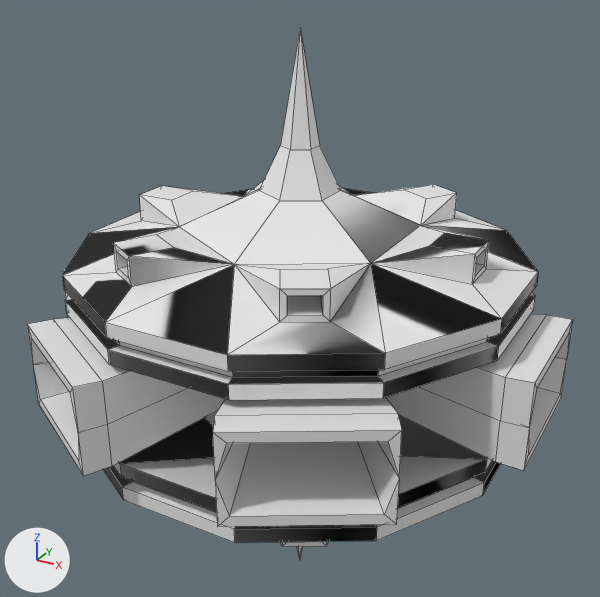
The FBX model Assets/LevelDesign/Terminal/Terminal.fbx: old version first, new version second.
Rendered twice from a camera (50 mm lens) standing at (9.48, -17.25, 9.56) and looking at (-0.17, 0.3, 0.78). The axes (+X, +Y, +Z) are drawn at lower left. The lights are the same throughout. Mesh edges are drawn as thin lines.

The older version as bpy lines, for what is in view:
```python
me_terminal = bpy.data.meshes.new('Terminal')
me_terminal.from_pydata(...)  # 513 vertices, 574 faces; spans x -6.5..6.5, y -6.5..6.5, z -7.6..7.6
ob_terminal = bpy.data.objects.new('Terminal', me_terminal)
ob_terminal.location = (0.0, 0.0, 0.0)
```
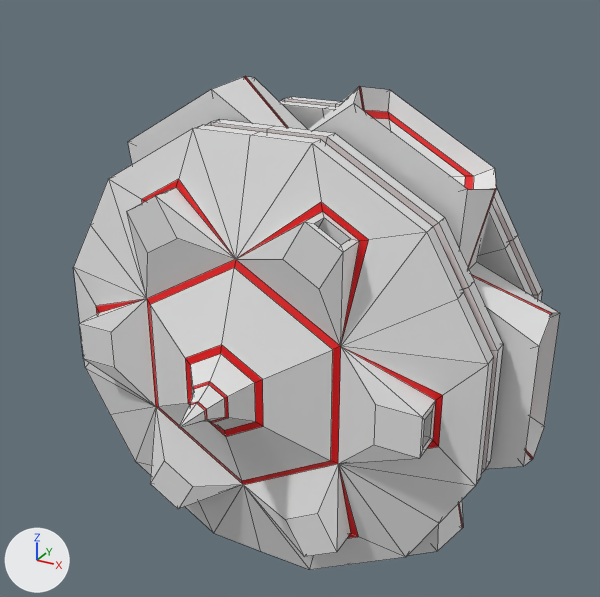
What differs and where, as boxes [x1, y1, x2, y2] in the pictures (600 x 597 px):
'Terminal', reshaped, turned
    before: [27, 29, 573, 559]
    after: [73, 76, 560, 570]

What the commit changed:
Material 'Emit' (mat_emit) is new.
Its base color is (0.8, 0.0, 0.00152) (red #e70005).
Material 'NoEmit' (mat_noemit) is new.
Its base color is (0.8, 0.8, 0.8) (white #e7e7e7).
me_terminal is used by ob_terminal; location (0.0, 0.0, 0.0).
me_terminal had 513 vertices, 574 faces and spanned x -6.5..6.5, y -6.5..6.5, z -7.6..7.6.
me_terminal now has 811 vertices, 840 faces and spans x -6.3..6.3, y -5.3..5.3, z -6.4..6.4.
me_terminal part 1: the loose piece of 512 vertices spanning x -6.5..6.5, y -6.5..6.5, z -7.6..7.6 is rebuilt with 811 vertices and now spans x -6.3..6.3, y -5.3..5.3, z -6.4..6.4.
me_terminal now uses material mat_emit (red #e70005).
me_terminal now uses material mat_noemit (white #e7e7e7).
Object 'Terminal' (ob_terminal) turns from (0, 0, 0) to (0, 60, 0) degrees about x, y and z.
